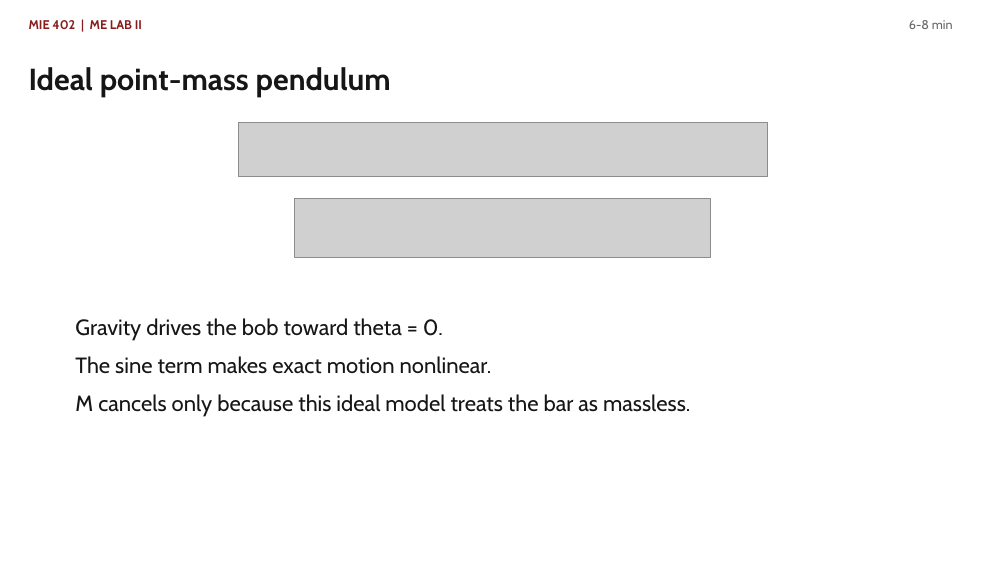
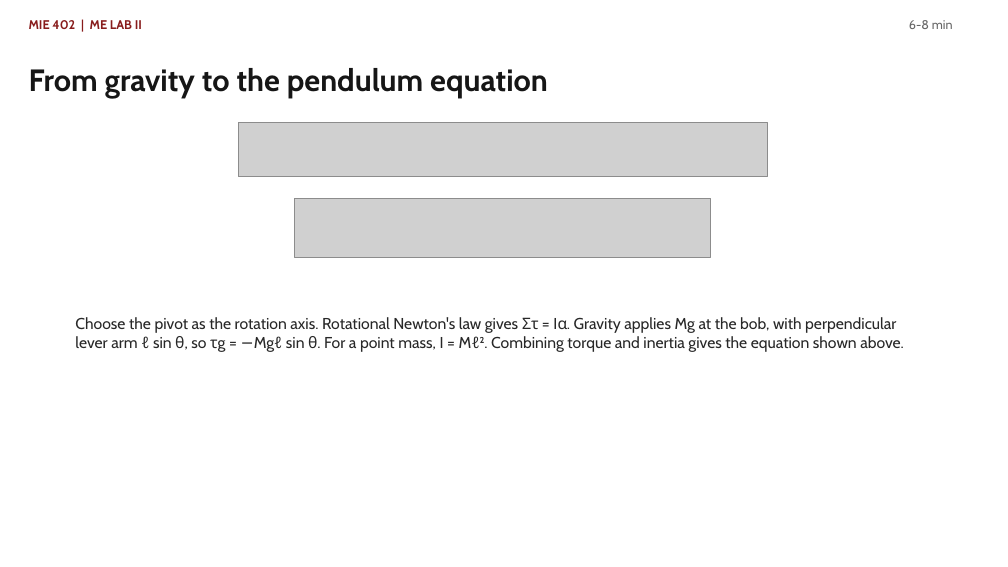
Before and after one commit to Ehsan-Roohi/MIE402-Lab, a slide deck: slide 4 of site/docs/MIE402_Lecture03_Single_Pendulum_PreLab2_Fall2026.pptx. Drawn at 1008x567 pixels with LibreOffice and Linux fonts; fonts in the diff are those of the drawing; grey boxes stand for pictures. Boxes give left, top, right and bottom in pixels: in the first picture for what was removed or moved away, otherwise in the second. Text is boxed around its words. In the diff, an @@ line names an element or a change of style, - is before the commit and + after.

Commit message:
Explain Lab 2 pendulum physics

```diff
--- a/site/docs/MIE402_Lecture03_Single_Pendulum_PreLab2_Fall2026.pptx
+++ b/site/docs/MIE402_Lecture03_Single_Pendulum_PreLab2_Fall2026.pptx
@@ text at [29,68,548,97]: text changed; size 29 to 29.2 pt @@
-Ideal point-mass pendulum
+From gravity to the pendulum equation
@@ text at [75,317,904,352]: text changed; size 21 to 15 pt; text colour #161616 to #282828 @@
-Gravity drives the bob toward theta = 0.
-The sine term makes exact motion nonlinear.
-M cancels only because this ideal model treats the bar as massless.
+Choose the pivot as the rotation axis. Rotational Newton's law gives Στ = Iα. Gravity applies Mg at the bob, with perpendicular lever arm ℓ sin θ, so τg = −Mgℓ sin θ. For a point mass, I = Mℓ². Combining torque and inertia gives the equation shown above.
```
Also in this commit, not shown: 6 other slides changed, 1 other file.
